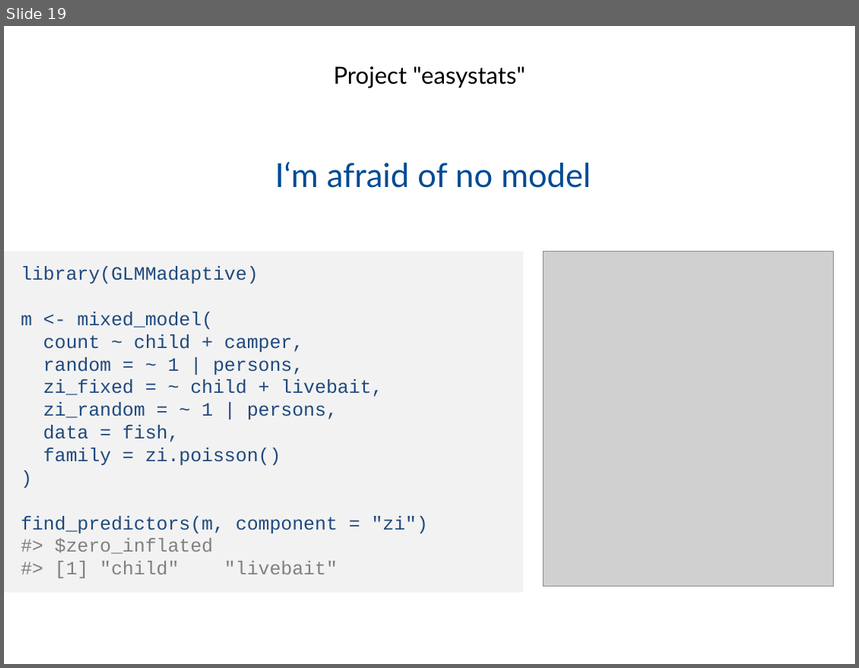
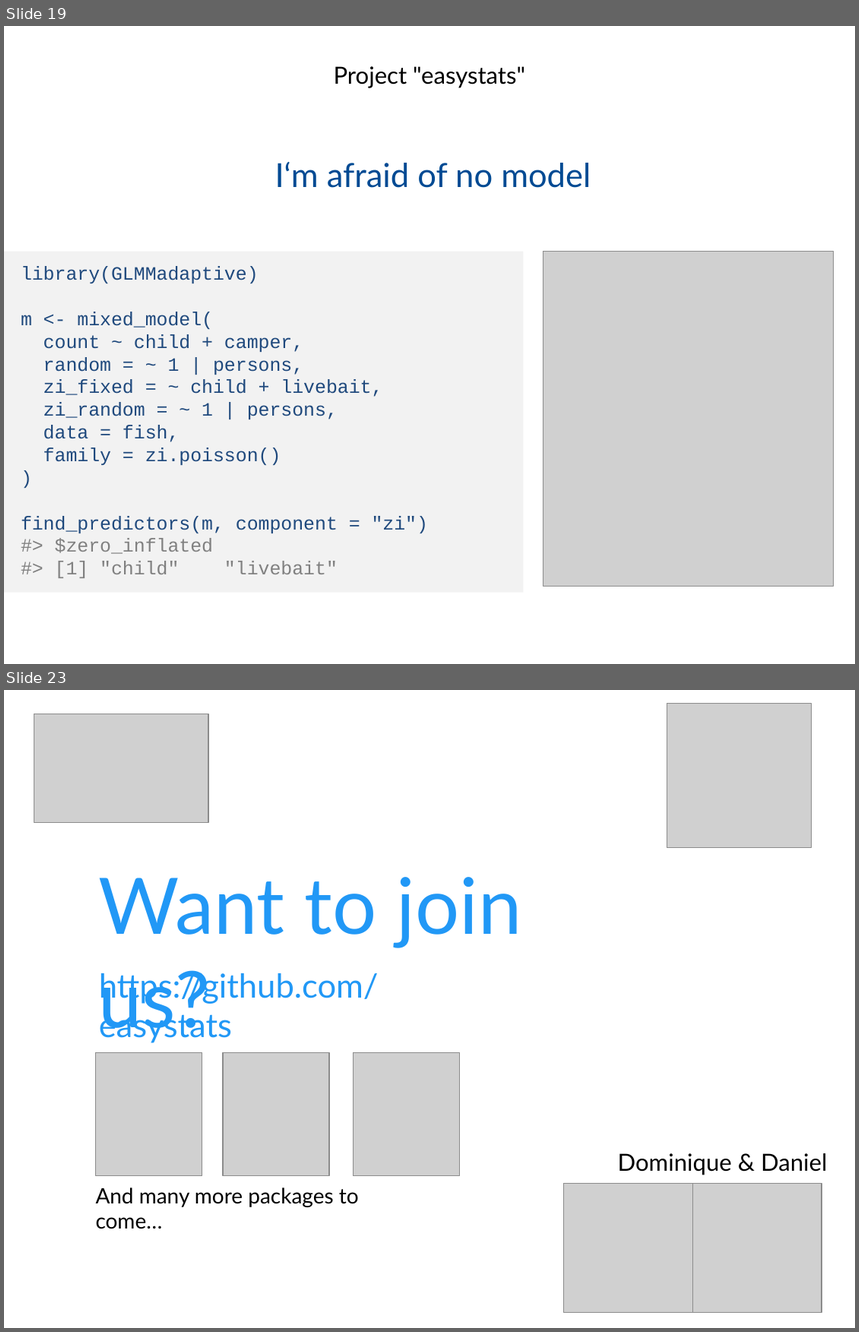
Before and after one commit to easystats/easystats, a slide deck: presentations/2019-02_Hamburg_RUG/1902 Hamburg RUG easystats.pptx. Shown one above the other, each under a label of ours: slide 19 before the commit, slides 19 and 23 after it; the slides between them are not shown. The pictures are 859x668 and 859x1332 pixels, drawn with LibreOffice and Linux fonts; fonts in the diff are those of the drawing; grey boxes stand for pictures; background and template pictures are left out. Boxes give left, top, right and bottom in pixels: in the first picture for what was removed or moved away, otherwise in the second. Text is boxed around its words. In the diff, an @@ line names an element or a change of style, - is before the commit and + after.

```diff
--- a/presentations/2019-02_Hamburg_RUG/1902 Hamburg RUG easystats.pptx
+++ b/presentations/2019-02_Hamburg_RUG/1902 Hamburg RUG easystats.pptx
@@ slide 23 added at [4, 690, 855, 1328], background #FFFFFF @@
@@ picture added at [667, 704, 812, 847] @@
@@ picture added at [34, 714, 208, 823] @@
@@ text added at [99, 877, 522, 1041], 66 pt, text #2198F6 @@
+Want to join us?
@@ text added at [99, 970, 379, 1043], 28 pt, text #2198F6 @@
+https://github.com/easystats
@@ picture added at [96, 1053, 202, 1176] @@
@@ picture added at [223, 1053, 329, 1176] @@
@@ picture added at [353, 1053, 459, 1176] @@
@@ text added at [618, 1154, 827, 1175], 20 pt, text #000000 @@
+Dominique & Daniel
@@ text added at [96, 1188, 359, 1230], 18 pt, text #000000 @@
+And many more packages to come…
@@ picture added at [563, 1184, 693, 1313] @@
@@ picture added at [693, 1184, 822, 1313] @@
```
Also in this commit, not shown: 1 slide changed, 3 other slides added, 1 other file.
